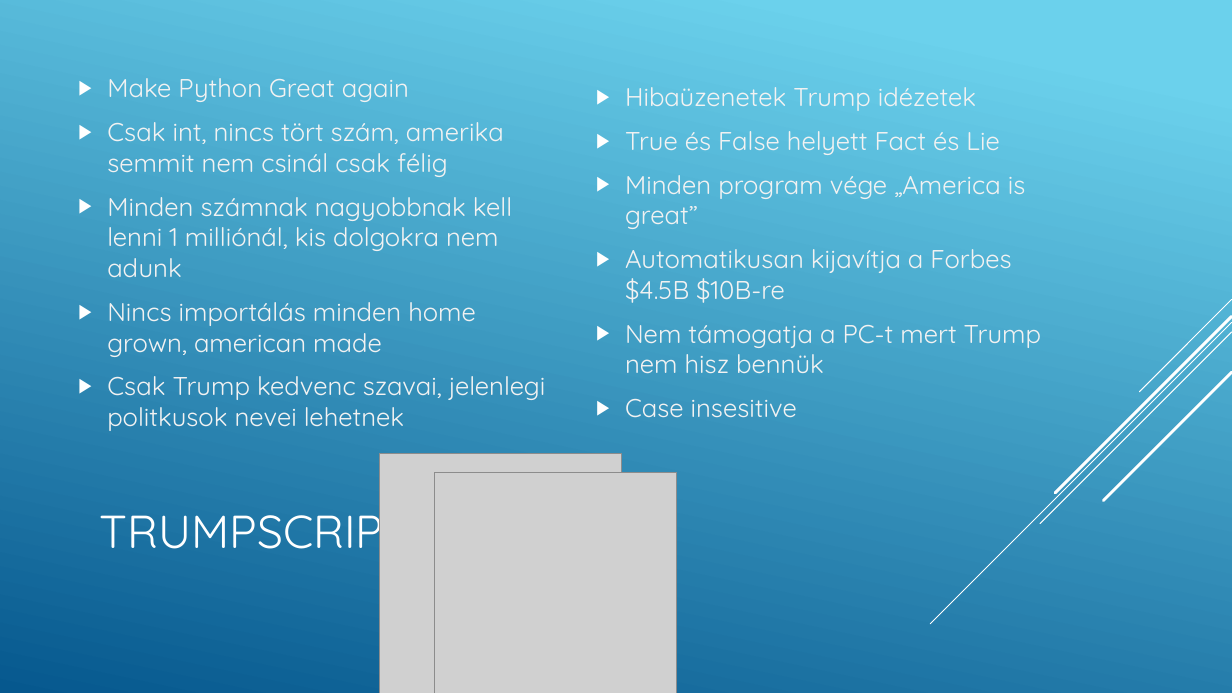
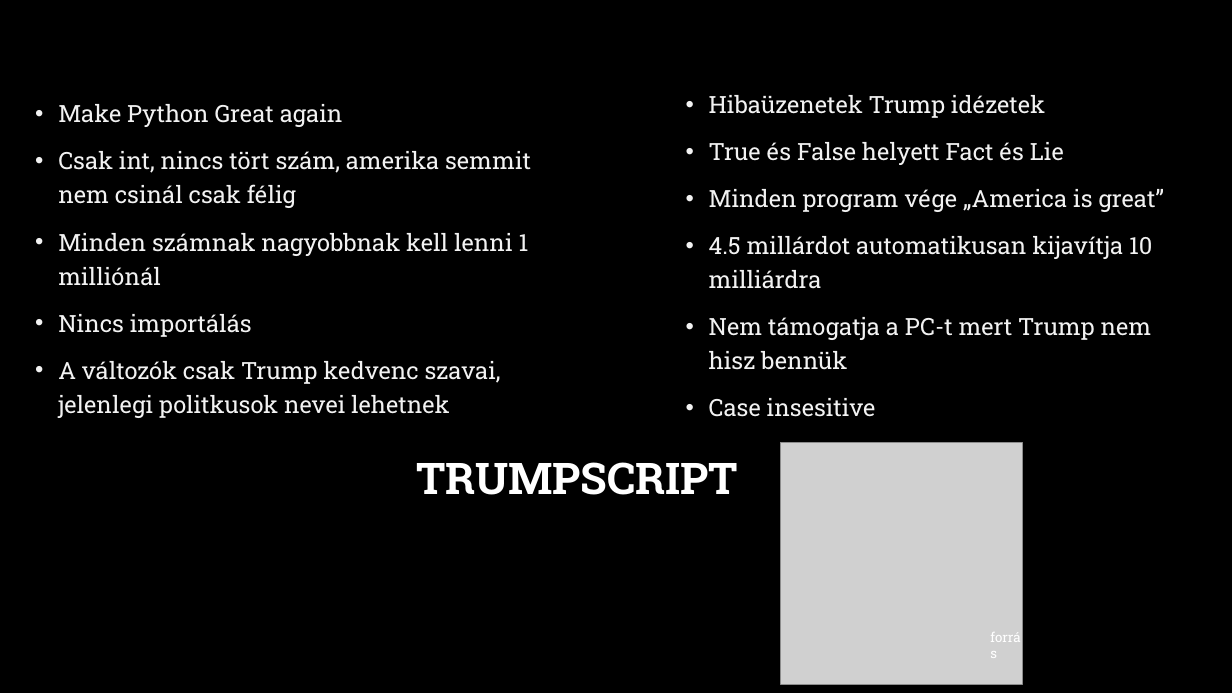
Before and after one commit to baranyidaniel/ppt, a slide deck: slide 7 of A legfurcsább programozási nyelvek.pptx. Drawn at 1232x693 pixels with LibreOffice and Linux fonts; fonts in the diff are those of the drawing; grey boxes stand for pictures; background and template pictures are left out. Boxes give left, top, right and bottom in pixels: in the first picture for what was removed or moved away, otherwise in the second. Text is boxed around its words. In the diff, an @@ line names an element or a change of style, - is before the commit and + after.

```diff
--- a/A legfurcsább programozási nyelvek.pptx
+++ b/A legfurcsább programozási nyelvek.pptx
@@ background gradient #6ED2EB to #06588E to picture (left out) @@
@@ text "Make Python Great again" at box(58, 104, 531, 418): vertical alignment middle to top @@
@@ text "Make Python Great again": place and size @@
-text "Make Python Great again" at box(107, 78, 546, 431)
+text "Make Python Great again" at box(58, 104, 531, 418)
@@ text "Hibaüzenetek Trump idézetek": place and size @@
-text "Hibaüzenetek Trump idézetek" at box(625, 87, 1041, 418)
+text "Hibaüzenetek Trump idézetek" at box(709, 95, 1152, 417)
@@ text "Hibaüzenetek Trump idézetek" at box(709, 95, 1152, 417): vertical alignment middle to top @@
@@ text at box(58, 104, 531, 208): size 20 to 18.5 pt, font Quicksand to Roboto Slab in "Make Python Great again", "Csak int, nincs tört szám, amerika semmit ..."; bullet ▶ to •; line spacing 1 to 1.2 @@
@@ text at box(709, 95, 1152, 417): size 20 to 18.5 pt, font Quicksand to Roboto Slab in "Hibaüzenetek Trump idézetek", "True és False helyett Fact és Lie", "Minden program vége „America is great”", "Nem támogatja a PC-t mert Trump nem ..." and 1 more places; bullet ▶ to •; line spacing 1 to 1.2 @@
@@ text at box(58, 233, 529, 418): text changed; size 20 to 18.5 pt; font Quicksand to Roboto Slab @@
-▶ Minden számnak nagyobbnak kell lenni 1 milliónál, kis dolgokra nem adunk
-▶ Nincs importálás minden home grown, american made
-▶ Csak Trump kedvenc szavai, jelenlegi politkusok nevei lehetnek
+• Minden számnak nagyobbnak kell lenni 1 milliónál
+• Nincs importálás
+• A változók csak Trump kedvenc szavai, jelenlegi politkusok nevei lehetnek
@@ text at box(709, 236, 1152, 289): text changed; size 20 to 18.5 pt; font Quicksand to Roboto Slab @@
-▶ Automatikusan kijavítja a Forbes $4.5B $10B-re
+• 4.5 millárdot automatikusan kijavítja 10 milliárdra
@@ group removed at box(931, 299, 1232, 624): 5 lines @@
@@ title "TRUMPSCRIPT": place and size @@
-title "TRUMPSCRIPT" at box(100, 499, 411, 560)
+title "TRUMPSCRIPT" at box(416, 462, 738, 495)
@@ title "TRUMPSCRIPT" at box(416, 462, 738, 495): size 36 to 34 pt, font Quicksand to Roboto Slab, bold on; alignment left to centre; line spacing 1 to 0.9 @@
@@ picture: place and size @@
-picture at box(435, 472, 677, 693)
+picture at box(781, 443, 1022, 684)
@@ picture removed at box(380, 454, 621, 693) @@
@@ text added at box(982, 624, 1036, 650), 10.5 pt, text #FFFFFF @@
+forrás
```
Also in this commit, not shown: 6 other slides changed, 2 slides added, 1 slide removed.
